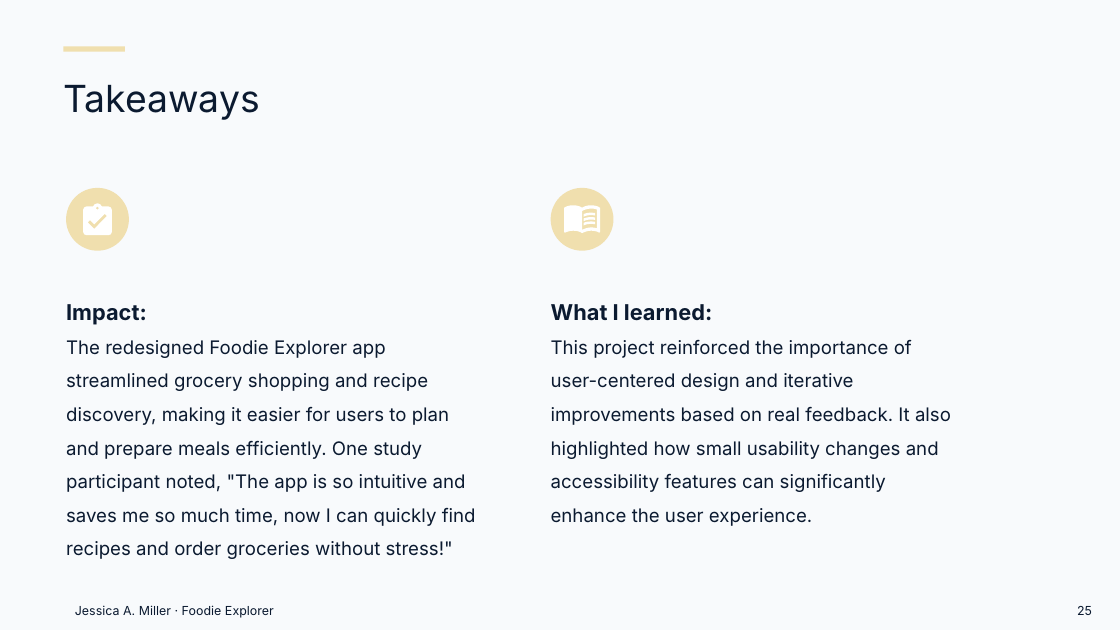
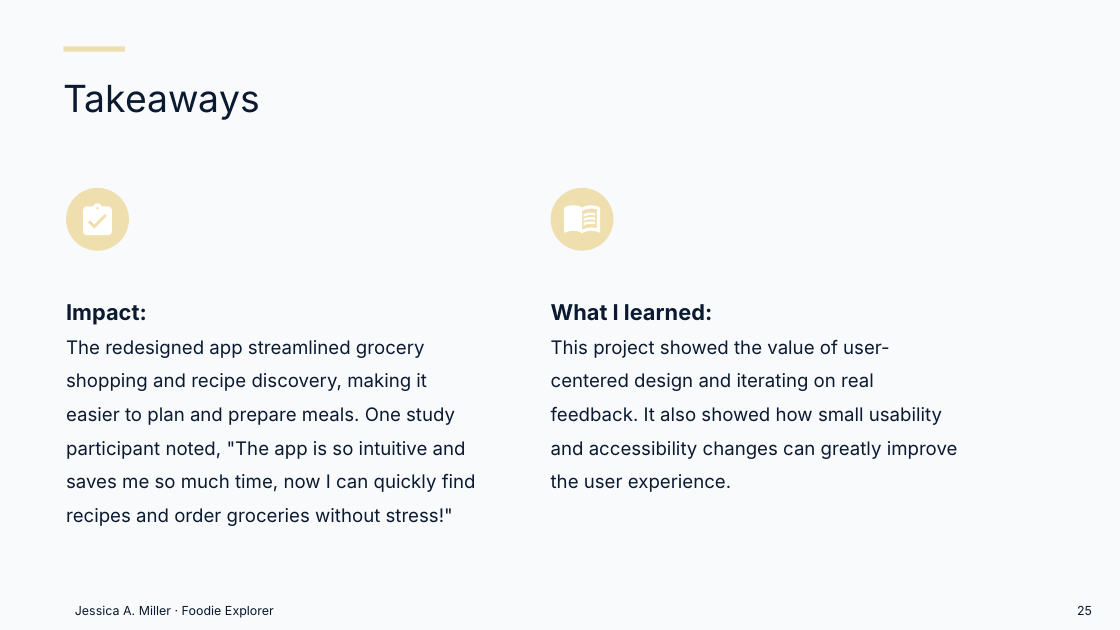
Before and after one commit to Millrjess/millrjess.github.io, a slide deck: slide 25 of assets/presentations/Foodie_Explorer_Case_Study_Professional.pptx. Drawn at 1120x630 pixels with LibreOffice and Linux fonts; fonts in the diff are those of the drawing. Boxes give left, top, right and bottom in pixels: in the first picture for what was removed or moved away, otherwise in the second. Text is boxed around its words. In the diff, an @@ line names an element or a change of style, - is before the commit and + after.

Commit message:
Foodie Explorer full case study: content edit for clarity and conciseness (81 text changes)

```diff
--- a/assets/presentations/Foodie_Explorer_Case_Study_Professional.pptx
+++ b/assets/presentations/Foodie_Explorer_Case_Study_Professional.pptx
@@ text at (66, 340, 476, 526): text changed @@
-The redesigned Foodie Explorer app streamlined grocery shopping and recipe discovery, making it easier for users to plan and prepare meals efficiently. One study participant noted, "The app is so intuitive and saves me so much time, now I can quickly find recipes and order groceries without stress!"
+The redesigned app streamlined grocery shopping and recipe discovery, making it easier to plan and prepare meals. One study participant noted, "The app is so intuitive and saves me so much time, now I can quickly find recipes and order groceries without stress!"
@@ text at (551, 340, 958, 492): text changed @@
-This project reinforced the importance of user-centered design and iterative improvements based on real feedback. It also highlighted how small usability changes and accessibility features can significantly enhance the user experience.
+This project showed the value of user-centered design and iterating on real feedback. It also showed how small usability and accessibility changes can greatly improve the user experience.
```
Also in this commit, not shown: 19 other slides changed, 1 other file.
